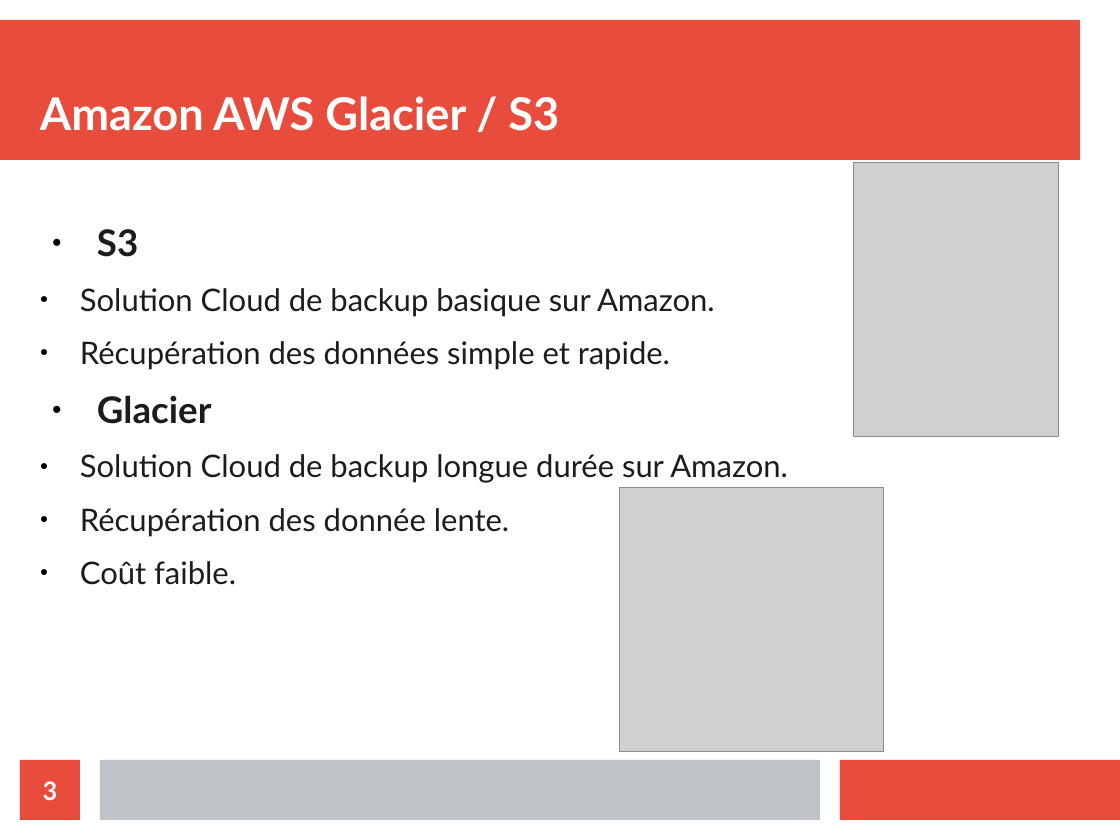
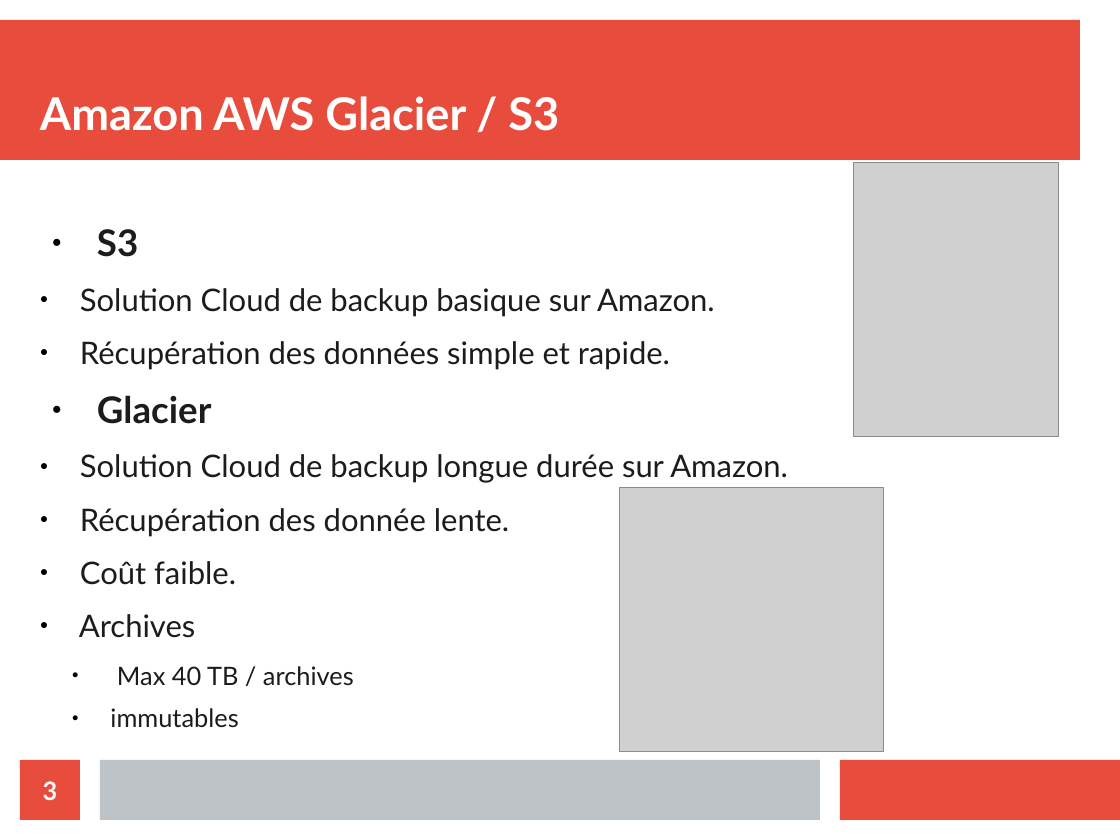
Before and after one commit to Nyahon/AIT, a slide deck: slide 3 of AIT_Amazon_Presentation.odp. Drawn at 1120x840 pixels with LibreOffice and Linux fonts; fonts in the diff are those of the drawing; grey boxes stand for pictures. Boxes give left, top, right and bottom in pixels: in the first picture for what was removed or moved away, otherwise in the second. Text is boxed around its words. In the diff, an @@ line names an element or a change of style, - is before the commit and + after.

Commit message:
added immutable info for archives, slide 3

```diff
--- a/AIT_Amazon_Presentation.odp
+++ b/AIT_Amazon_Presentation.odp
@@ text at box(79, 614, 354, 727): paragraphs added @@
+  ● Archives
+    ● Max 40 TB / archives
+    ● immutables
```
Also in this commit, not shown: 1 other slide changed.
